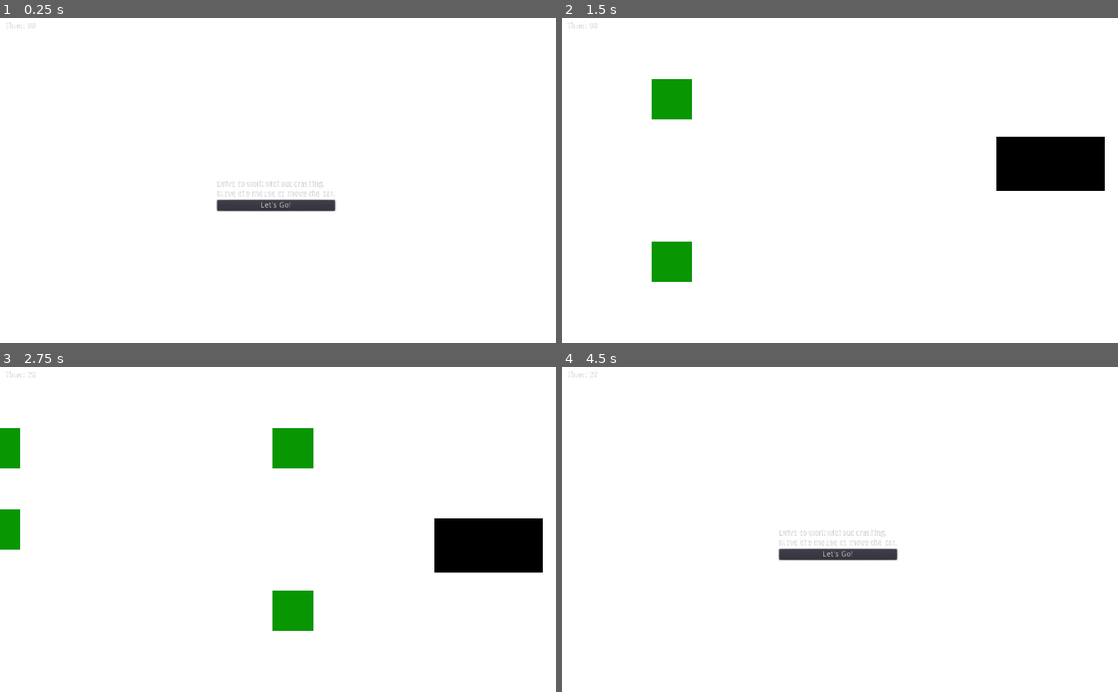
Above: before the commit, frames 1-4 (two rows, left to right).
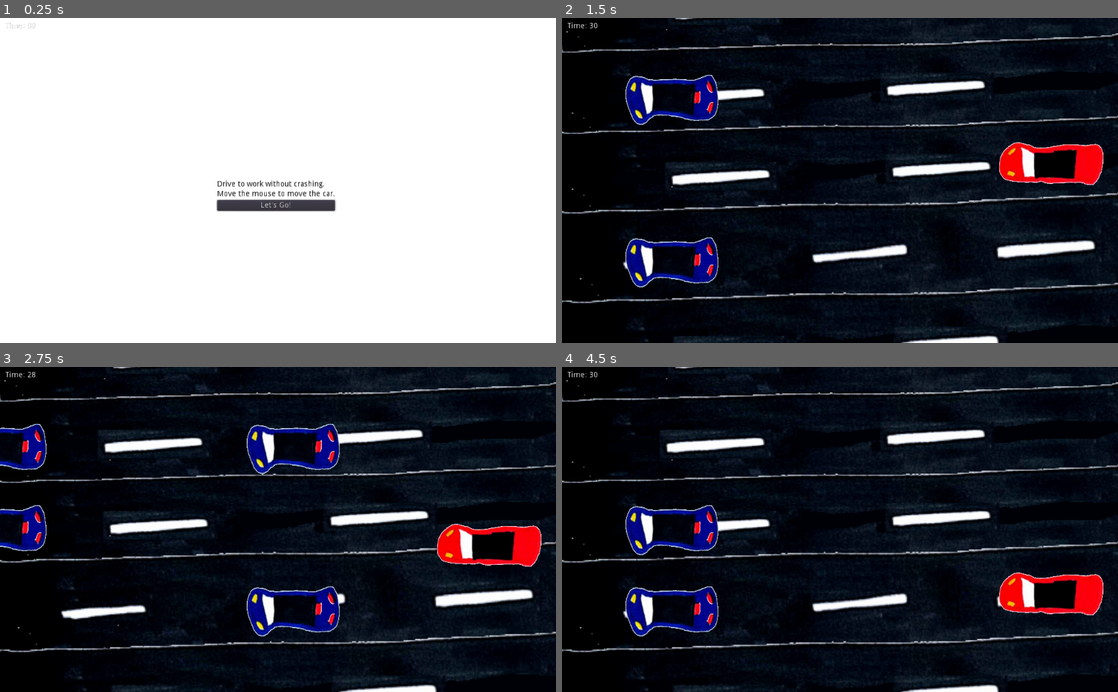
Above: after the commit, the same moments.

Repository: Dvlv/ld43
Game: Godot game, scene res://scenes/drive/drive.tscn
The game is run twice, just before and just after one commit, with the same random seed, the same clock (stepped at 60 frames per second) and the same inputs. The project has no main scene, so this scene is started directly.
Inputs (mouse positions are in pixels of both pictures, inside the frame that each line leads up to):
- Up to frame 1 (0.25 s): no input
- Up to frame 2 (1.5 s): click "Let's Go!" at 0.5 s; tap Enter (ui_accept) at 1.25 s; move the mouse to (962, 164) at 1.27 s; hold Right (ui_right) from 1.28 s (still down)
- Up to frame 3 (2.75 s): tap Enter (ui_accept) at 1.52, 2.27 s; move the mouse to (166, 545) at 2.02 s; release Right (ui_right) at 2.03 s; hold Down (ui_down) from 2.03 s (still down)
- Up to frame 4 (4.5 s): move the mouse to (895, 458) at 2.77 s; release Down (ui_down) at 2.78 s; hold Right (ui_right) 2.78-3.5 s; click (840, 555) at 3.5 s, where only the run after the commit has a clickable "Let's Go!"; move the mouse to (812, 594) at 4.27 s; hold Up (ui_up) from 4.28 s (still down)

The runs differ from the first frame. In frame 1, 0.3% of the frame differs, in the area x 39-61%, y 50-55%; in frame 2, 96%; in frame 3, 96%; in frame 4, 98%, in the area x 0-100%, y 0-100%.

Commit message:
drive game improvements

Diff:
--- a/scenes/DialogueBox.tscn
+++ b/scenes/DialogueBox.tscn
@@ -116,7 +116,6 @@
 size_flags_horizontal = 1
 size_flags_vertical = 4
 custom_colors/font_color = Color( 0, 0, 0, 1 )
-custom_colors/font_color_shadow = Color( 0, 0, 0, 1 )
 text = "[Space]"
 percent_visible = 1.0
 lines_skipped = 0
@@ -140,7 +139,6 @@
 size_flags_horizontal = 1
 size_flags_vertical = 1
 custom_colors/default_color = Color( 0, 0, 0, 1 )
-custom_colors/font_color_selected = Color( 0, 0, 0, 1 )
 bbcode_enabled = false
 bbcode_text = ""
 visible_characters = -1
--- a/scenes/buildbid/BuildBid.tscn
+++ b/scenes/buildbid/BuildBid.tscn
@@ -4,7 +4,7 @@
 [ext_resource path="res://assets/buildbid/pad-finance.png" type="Texture" id=2]
 [ext_resource path="res://scenes/buildbid/CompanyBook.tscn" type="PackedScene" id=3]
 
-[node name="BuildBid" type="Node2D" index="0"]
+[node name="BuildBid" type="Node2D"]
 
 script = ExtResource( 1 )
 
@@ -65,7 +65,7 @@
 anchor_top = 0.0
 anchor_right = 0.0
 anchor_bottom = 0.0
-margin_right = 429.0
+margin_right = 459.0
 margin_bottom = 14.0
 rect_pivot_offset = Vector2( 0, 0 )
 rect_clip_content = false
@@ -74,7 +74,6 @@
 size_flags_horizontal = 1
 size_flags_vertical = 4
 custom_colors/font_color = Color( 0, 0, 0, 1 )
-custom_colors/font_color_shadow = Color( 0, 0, 0, 1 )
 text = "You need to make notes about your client for the upcoming bid"
 align = 1
 percent_visible = 1.0
@@ -89,7 +88,7 @@
 anchor_right = 0.0
 anchor_bottom = 0.0
 margin_top = 18.0
-margin_right = 429.0
+margin_right = 459.0
 margin_bottom = 32.0
 rect_pivot_offset = Vector2( 0, 0 )
 rect_clip_content = false
@@ -98,8 +97,7 @@
 size_flags_horizontal = 1
 size_flags_vertical = 4
 custom_colors/font_color = Color( 0, 0, 0, 1 )
-custom_colors/font_color_shadow = Color( 0, 0, 0, 1 )
-text = "Find the right page in the book to fill in the notes on your notebook"
+text = "Find the matching page in the book to fill in the notes on your notepad"
 align = 1
 percent_visible = 1.0
 lines_skipped = 0
@@ -113,7 +111,7 @@
 anchor_right = 0.0
 anchor_bottom = 0.0
 margin_top = 36.0
-margin_right = 429.0
+margin_right = 459.0
 margin_bottom = 50.0
 rect_pivot_offset = Vector2( 0, 0 )
 rect_clip_content = false
@@ -122,7 +120,6 @@
 size_flags_horizontal = 1
 size_flags_vertical = 4
 custom_colors/font_color = Color( 0, 0, 0, 1 )
-custom_colors/font_color_shadow = Color( 0, 0, 0, 1 )
 text = "Use the Left/Right arrows to turn the pages of the book"
 align = 1
 percent_visible = 1.0
@@ -137,7 +134,7 @@
 anchor_right = 0.0
 anchor_bottom = 0.0
 margin_top = 54.0
-margin_right = 429.0
+margin_right = 459.0
 margin_bottom = 68.0
 rect_pivot_offset = Vector2( 0, 0 )
 rect_clip_content = false
@@ -146,7 +143,6 @@
 size_flags_horizontal = 1
 size_flags_vertical = 4
 custom_colors/font_color = Color( 0, 0, 0, 1 )
-custom_colors/font_color_shadow = Color( 0, 0, 0, 1 )
 text = "When you see the correct page, click it to write your notes"
 align = 1
 percent_visible = 1.0
@@ -161,7 +157,7 @@
 anchor_right = 0.0
 anchor_bottom = 0.0
 margin_top = 72.0
-margin_right = 429.0
+margin_right = 459.0
 margin_bottom = 86.0
 rect_pivot_offset = Vector2( 0, 0 )
 rect_clip_content = false
@@ -181,7 +177,7 @@
 anchor_right = 0.0
 anchor_bottom = 0.0
 margin_top = 90.0
-margin_right = 429.0
+margin_right = 459.0
 margin_bottom = 110.0
 rect_pivot_offset = Vector2( 0, 0 )
 rect_clip_content = false
--- a/scenes/drive/EnemyCar.tscn
+++ b/scenes/drive/EnemyCar.tscn
@@ -1,12 +1,12 @@
 [gd_scene load_steps=4 format=2]
 
 [ext_resource path="res://scripts/EnemyCar.gd" type="Script" id=1]
-[ext_resource path="res://assets/rubbish/rub2.png" type="Texture" id=2]
+[ext_resource path="res://assets/drive/enemy-car.png" type="Texture" id=2]
 
 [sub_resource type="RectangleShape2D" id=1]
 
 custom_solver_bias = 0.0
-extents = Vector2( 36.9705, 37.3616 )
+extents = Vector2( 63.8971, 37.3616 )
 
 [node name="EnemyCar" type="Node2D"]
 
@@ -16,6 +16,8 @@
 [node name="Sprite" type="Sprite" parent="." index="0"]
 
 texture = ExtResource( 2 )
+flip_h = true
+_sections_unfolded = [ "Offset" ]
 
 [node name="OtherCarArea" type="Area2D" parent="." index="1"]
 
@@ -29,4 +31,5 @@
 
 [node name="CollisionShape2D" type="CollisionShape2D" parent="OtherCarArea" index="0"]
 
+position = Vector2( 8.80019, -0.214638 )
 shape = SubResource( 1 )
--- a/scenes/drive/drive.tscn
+++ b/scenes/drive/drive.tscn
@@ -1,19 +1,69 @@
-[gd_scene load_steps=5 format=2]
+[gd_scene load_steps=8 format=2]
 
 [ext_resource path="res://scripts/DriveLogic.gd" type="Script" id=1]
-[ext_resource path="res://scripts/MyCar.gd" type="Script" id=2]
-[ext_resource path="res://assets/rubbish/bag.png" type="Texture" id=3]
+[ext_resource path="res://assets/drive/road.png" type="Texture" id=2]
+[ext_resource path="res://assets/drive/road2.png" type="Texture" id=3]
+[ext_resource path="res://scripts/MyCar.gd" type="Script" id=4]
+[ext_resource path="res://assets/drive/me-car.png" type="Texture" id=5]
+
+[sub_resource type="SpriteFrames" id=2]
+
+animations = [ {
+"frames": [ ExtResource( 2 ), ExtResource( 3 ) ],
+"loop": true,
+"name": "default",
+"speed": 2.0
+} ]
 
 [sub_resource type="RectangleShape2D" id=1]
 
 custom_solver_bias = 0.0
-extents = Vector2( 98.1826, 48.4151 )
+extents = Vector2( 92.7804, 38.1102 )
 
 [node name="Driving" type="Node2D" index="0"]
 
 script = ExtResource( 1 )
 
-[node name="CanvasLayer" type="CanvasLayer" parent="." index="0"]
+[node name="Road" type="AnimatedSprite" parent="." index="0"]
+
+position = Vector2( 520, -20 )
+scale = Vector2( 2.32143, 1.86344 )
+frames = SubResource( 2 )
+animation = "default"
+playing = true
+
+[node name="Road2" type="AnimatedSprite" parent="Road" index="0"]
+
+position = Vector2( -6.46156, 83.4657 )
+frames = SubResource( 2 )
+animation = "default"
+playing = true
+
+[node name="Road3" type="AnimatedSprite" parent="Road" index="1"]
+
+position = Vector2( -2.15387, 163.962 )
+frames = SubResource( 2 )
+animation = "default"
+playing = true
+
+[node name="Road4" type="AnimatedSprite" parent="Road" index="2"]
+
+position = Vector2( -2.15387, 249.453 )
+scale = Vector2( 1, 1.16986 )
+frames = SubResource( 2 )
+animation = "default"
+frame = 1
+playing = true
+
+[node name="Road5" type="AnimatedSprite" parent="Road" index="3"]
+
+position = Vector2( 4.30769, 338.084 )
+scale = Vector2( 1, 1.16986 )
+frames = SubResource( 2 )
+animation = "default"
+playing = true
+
+[node name="CanvasLayer" type="CanvasLayer" parent="." index="1"]
 
 layer = 1
 offset = Vector2( 0, 0 )
@@ -41,16 +91,18 @@
 percent_visible = 1.0
 lines_skipped = 0
 max_lines_visible = -1
-
-[node name="Car" type="Node2D" parent="." index="1"]
-
+_sections_unfolded = [ "custom_colors", "custom_fonts" ]
+
+[node name="Car" type="Node2D" parent="." index="2"]
+
+editor/display_folded = true
 position = Vector2( 900, 100 )
-script = ExtResource( 2 )
+script = ExtResource( 4 )
 _sections_unfolded = [ "Transform" ]
 
 [node name="Sprite" type="Sprite" parent="Car" index="0"]
 
-texture = ExtResource( 3 )
+texture = ExtResource( 5 )
 _sections_unfolded = [ "Transform" ]
 
 [node name="Area2D" type="Area2D" parent="Car" index="1"]
@@ -67,21 +119,21 @@
 
 shape = SubResource( 1 )
 
-[node name="GameTimer" type="Timer" parent="." index="2"]
+[node name="GameTimer" type="Timer" parent="." index="3"]
 
 process_mode = 1
 wait_time = 1.0
 one_shot = false
 autostart = false
 
-[node name="SpawnTimer" type="Timer" parent="." index="3"]
+[node name="SpawnTimer" type="Timer" parent="." index="4"]
 
 process_mode = 1
 wait_time = 2.0
 one_shot = false
 autostart = false
 
-[node name="EnemySpawnPoints" type="Node2D" parent="." index="4"]
+[node name="EnemySpawnPoints" type="Node2D" parent="." index="5"]
 
 [node name="Spawn1" type="Node2D" parent="EnemySpawnPoints" index="0"]
 
@@ -98,8 +150,9 @@
 position = Vector2( -50, 450 )
 _sections_unfolded = [ "Transform" ]
 
-[node name="Instructions" type="Control" parent="." index="5"]
-
+[node name="Instructions" type="Control" parent="." index="6"]
+
+editor/display_folded = true
 anchor_left = 0.0
 anchor_top = 0.0
 anchor_right = 1.0
@@ -146,10 +199,12 @@
 mouse_default_cursor_shape = 0
 size_flags_horizontal = 1
 size_flags_vertical = 4
+custom_colors/font_color = Color( 0, 0, 0, 1 )
 text = "Drive to work without crashing."
 percent_visible = 1.0
 lines_skipped = 0
 max_lines_visible = -1
+_sections_unfolded = [ "custom_colors" ]
 
 [node name="Label2" type="Label" parent="Instructions/VBoxContainer" index="1"]
 
@@ -166,10 +221,12 @@
 mouse_default_cursor_shape = 0
 size_flags_horizontal = 1
 size_flags_vertical = 4
+custom_colors/font_color = Color( 0, 0, 0, 1 )
 text = "Move the mouse to move the car."
 percent_visible = 1.0
 lines_skipped = 0
 max_lines_visible = -1
+_sections_unfolded = [ "custom_colors" ]
 
 [node name="Button" type="Button" parent="Instructions/VBoxContainer" index="2"]
 
@@ -195,7 +252,7 @@
 flat = false
 align = 1
 
-[node name="EnemyCars" type="Node2D" parent="." index="6"]
+[node name="EnemyCars" type="Node2D" parent="." index="7"]
 
 [connection signal="area_entered" from="Car/Area2D" to="Car" method="_on_Area2D_area_entered"]
 
--- a/scripts/DriveLogic.gd
+++ b/scripts/DriveLogic.gd
@@ -14,6 +14,7 @@
 func _ready():
 	$Car.connect("crash", self, "on_crash")
 	$Car.visible = false
+	$Road.visible = false
 
 
 func start():
@@ -21,6 +22,7 @@
 	time_left = 30
 	TIMELEFT.text = "Time: 30"
 	$Car.visible = true
+	$Road.visible = true
 	$SpawnTimer.wait_time = 2
 
 	$GameTimer.start()
@@ -31,8 +33,11 @@
 func on_crash():
 	emit_signal("fail")
 	has_failed = true
+	$GameTimer.stop()
+	$SpawnTimer.stop()
 	$Instructions.visible = true
 	$Car.visible = false
+	$Road.visible = false
 
 	for child in $EnemyCars.get_children():
 		child.queue_free()
@@ -50,6 +55,7 @@
 			$SpawnTimer.wait_time = 1.75
 	else:
 		is_over = true
+		finish()
 
 
 func _on_SpawnTimer_timeout():
@@ -72,3 +78,9 @@
 	$Instructions.visible = false
 	$Car.visible = true
 	start()
+
+
+func finish():
+	my_global_script.wednesday_driving_done = true
+	var wed = load("res://scenes/wednesday.tscn")
+	get_tree().change_scene_to(wed)
Binary file added: assets/drive/enemy-car.png
Not shown, added: assets/drive/enemy-car.png.import
Binary file added: assets/drive/me-car.png
Not shown, added: assets/drive/me-car.png.import
Binary file added: assets/drive/road.png
Not shown, added: assets/drive/road.png.import
Binary file added: assets/drive/road2.png
Not shown, added: assets/drive/road2.png.import
